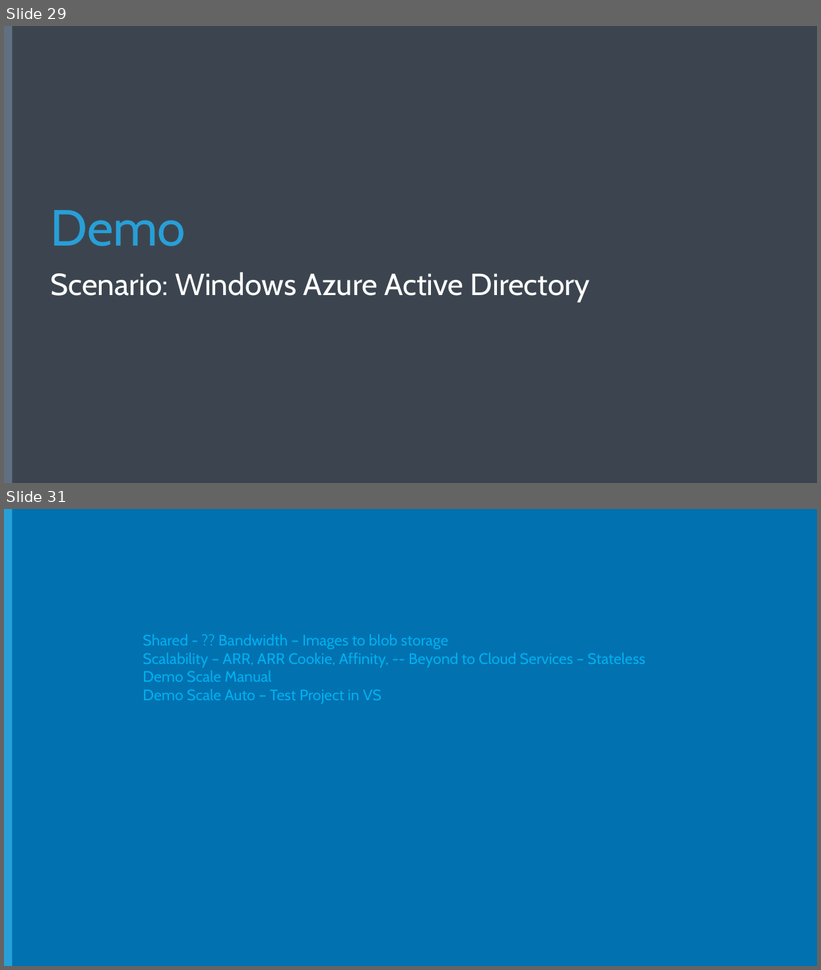
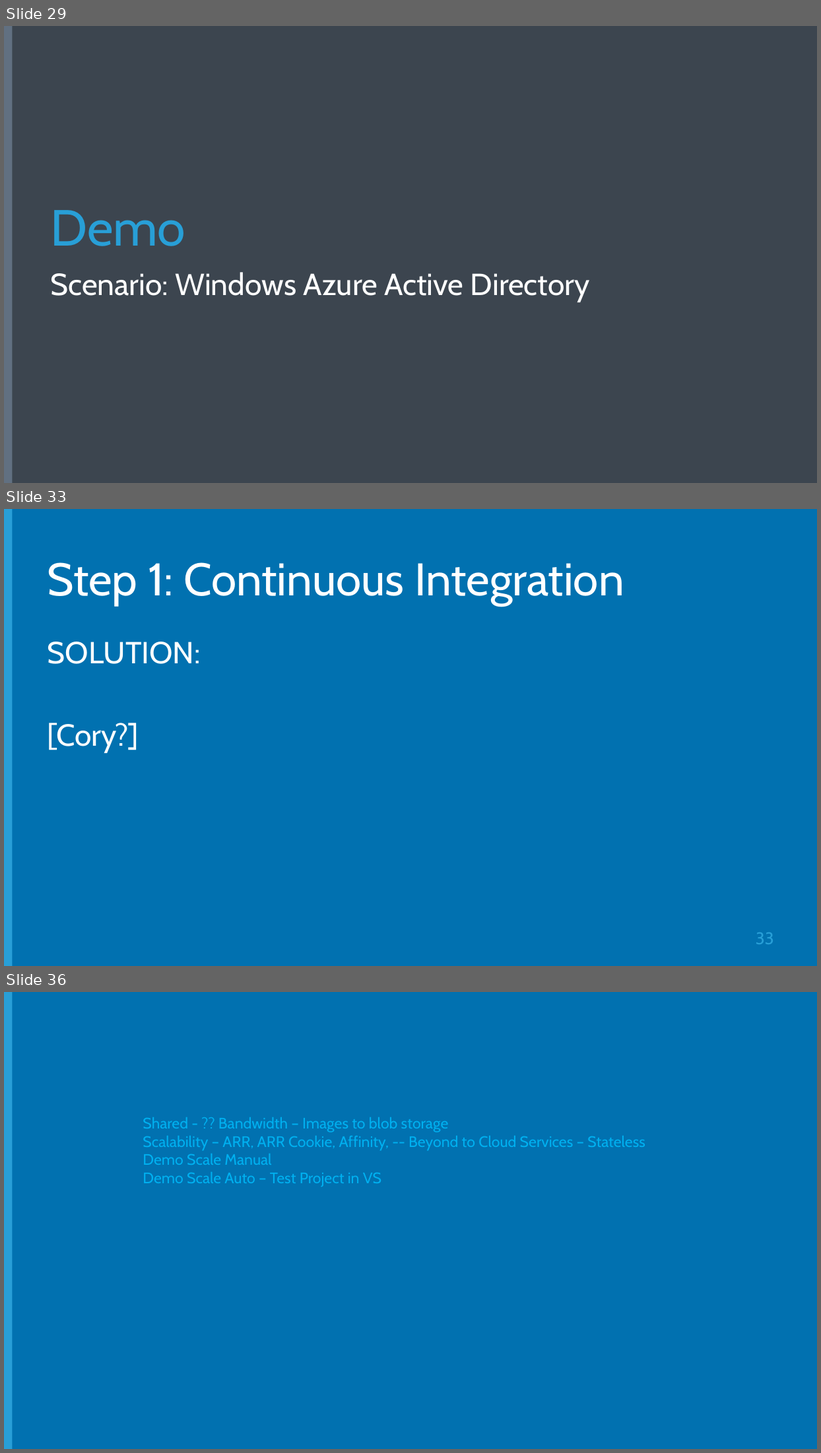
Before and after one commit to Microsoft-Web/DECK-ASPNET-in-Production, a slide deck: 6-ASPNET-in-Production.pptx. Shown one above the other, each under a label of ours: slides 29 and 31 before the commit, slides 29, 33 and 36 after it; the slides between them are not shown. The pictures are 821x970 and 821x1453 pixels, drawn with LibreOffice and Linux fonts; fonts in the diff are those of the drawing; background and template pictures are left out. Boxes give left, top, right and bottom in pixels: in the first picture for what was removed or moved away, otherwise in the second. Text is boxed around its words. In the diff, an @@ line names an element or a change of style, - is before the commit and + after.

```diff
--- a/6-ASPNET-in-Production.pptx
+++ b/6-ASPNET-in-Production.pptx
@@ slide 33 added at <box>4,509,817,966</box>, background #0171B0; not listed: 1 template element that a slide beside it also shows @@
@@ title added at <box>48,562,624,606</box>, 54 pt, text #FFFFFF @@
+Step 1: Continuous Integration
@@ text added at <box>48,642,201,753</box>, 36 pt, text #FFFFFF @@
+SOLUTION:
+[Cory?]
@@ page number added at <box>756,933,774,945</box>, 20 pt, text #289FD7 @@
+33
@@ what was slide 31 is now slide 36 @@
```
Also in this commit, not shown: 3 slides changed, 6 other slides added, 1 slide removed.
